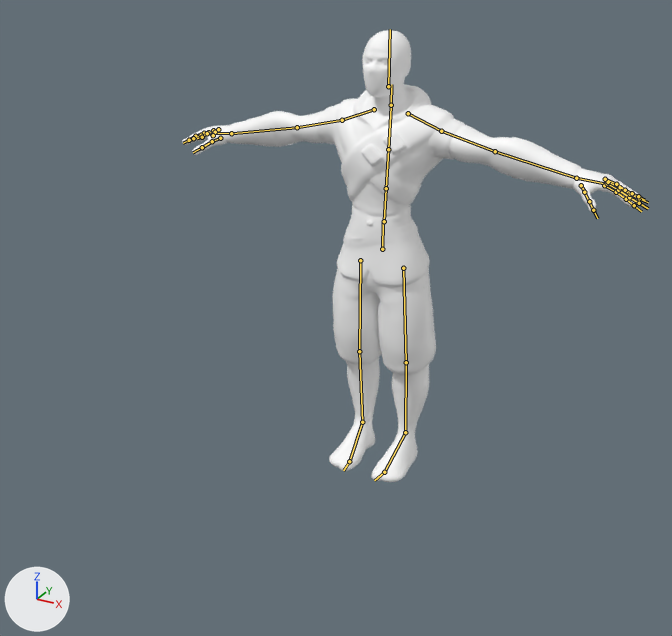
The FBX model 素材/3D/Ninja/Ninja.fbx: old version first, new version second.
Before and after are seen from a camera (50 mm lens) standing at (1.49, -3.11, 2.14) and looking at (0.15, -0.68, 0.93). Every picture has the same lights, and +X, +Y and +Z are marked at lower left. The picture after the commit comes second. The bones that change, and the others that lie on the model, are drawn over the model as lines.

The first picture shows 'Ch24'.
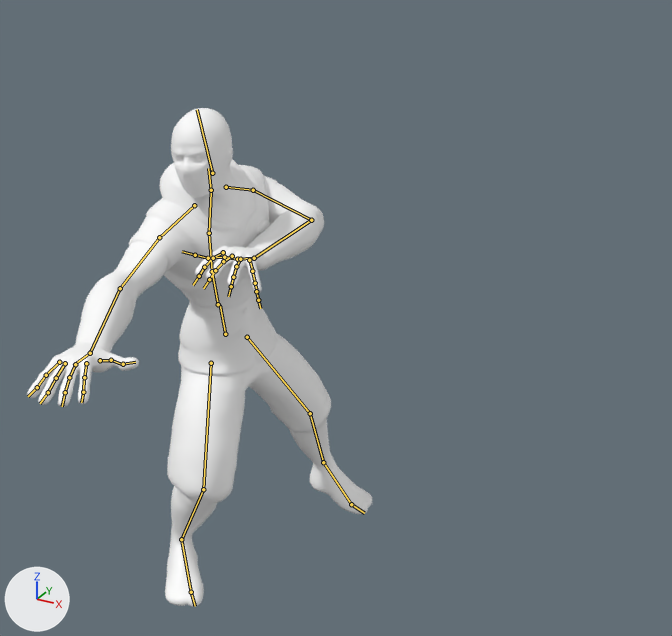
The newer file adds an action. The first version stands in its rest pose; the second is drawn at frame 41 of the action 'Armature|mixamo.com.002'.

Boxes (x1, y1, x2, y2) around the edits, measured in the pictures (672 x 636 px):
'Ch24', posed (25% narrower, 10% taller): before (182, 30, 641, 482); after (27, 108, 372, 607)
bone 'mixamorig:Hips', root to tip: before (382, 249) to (383, 222); after (225, 334) to (220, 305)
bone 'mixamorig:Spine', root to tip: before (384, 221) to (386, 188); after (218, 304) to (212, 271)
bone 'mixamorig:Spine1', root to tip: before (386, 188) to (388, 149); after (212, 271) to (209, 233)
bone 'mixamorig:Spine2', root to tip: before (388, 149) to (391, 106); after (209, 233) to (211, 191)
bone 'mixamorig:Neck', root to tip: before (391, 105) to (391, 84); after (211, 190) to (208, 168)
bone 'mixamorig:Head', root to tip: before (388, 86) to (390, 29); after (212, 173) to (197, 109)
bone 'mixamorig:LeftShoulder', root to tip: before (408, 113) to (441, 131); after (226, 187) to (253, 190)
bone 'mixamorig:LeftArm', root to tip: before (441, 131) to (495, 151); after (253, 190) to (311, 220)
bone 'mixamorig:LeftForeArm', root to tip: before (495, 151) to (576, 178); after (311, 220) to (254, 258)
bone 'mixamorig:LeftHand', root to tip: before (576, 178) to (604, 183); after (254, 258) to (237, 259)
bone 'mixamorig:LeftHandThumb1', root to tip: before (581, 185) to (585, 192); after (237, 259) to (224, 257)
bone 'mixamorig:LeftHandIndex1', root to tip: before (604, 185) to (616, 192); after (223, 252) to (213, 258)
bone 'mixamorig:LeftHandIndex2', root to tip: before (616, 192) to (626, 199); after (213, 258) to (204, 267)
bone 'mixamorig:LeftHandMiddle2', root to tip: before (618, 190) to (629, 197); after (223, 261) to (215, 270)
bone 'mixamorig:LeftHandMiddle3', root to tip: before (629, 197) to (639, 203); after (215, 270) to (209, 279)
bone 'mixamorig:LeftHandRing1', root to tip: before (608, 182) to (620, 187); after (240, 259) to (236, 266)
bone 'mixamorig:LeftHandRing2', root to tip: before (620, 187) to (630, 194); after (236, 266) to (233, 277)
bone 'mixamorig:LeftHandPinky1', root to tip: before (605, 179) to (616, 184); after (249, 260) to (253, 271)
bone 'mixamorig:LeftHandPinky3', root to tip: before (625, 190) to (632, 193); after (255, 283) to (257, 291)
bone 'mixamorig:RightShoulder', root to tip: before (374, 109) to (342, 120); after (194, 205) to (159, 237)
bone 'mixamorig:RightArm', root to tip: before (342, 120) to (297, 127); after (159, 237) to (120, 288)
bone 'mixamorig:RightForeArm', root to tip: before (297, 127) to (231, 133); after (120, 288) to (90, 353)
bone 'mixamorig:RightHand', root to tip: before (231, 133) to (212, 133); after (90, 353) to (73, 365)
bone 'mixamorig:RightHandThumb1', root to tip: before (220, 138) to (212, 141); after (100, 360) to (110, 360)
bone 'mixamorig:RightHandThumb2', root to tip: before (212, 141) to (202, 147); after (111, 360) to (122, 364)
bone 'mixamorig:RightHandThumb3', root to tip: before (202, 147) to (193, 152); after (123, 364) to (135, 362)
bone 'mixamorig:RightHandIndex1', root to tip: before (204, 133) to (195, 136); after (86, 363) to (84, 377)
bone 'mixamorig:RightHandMiddle1', root to tip: before (208, 132) to (201, 135); after (75, 364) to (69, 377)
bone 'mixamorig:RightHandRing1', root to tip: before (213, 130) to (207, 133); after (65, 363) to (56, 378)
bone 'mixamorig:RightHandPinky1', root to tip: before (218, 129) to (215, 132); after (59, 362) to (46, 375)
bone 'mixamorig:LeftUpLeg', root to tip: before (403, 268) to (406, 362); after (247, 337) to (310, 413)
bone 'mixamorig:LeftLeg', root to tip: before (406, 362) to (405, 432); after (310, 413) to (323, 462)
bone 'mixamorig:LeftFoot', root to tip: before (405, 432) to (384, 472); after (323, 462) to (351, 504)
bone 'mixamorig:RightUpLeg', root to tip: before (360, 260) to (359, 351); after (211, 363) to (203, 489)
bone 'mixamorig:RightLeg', root to tip: before (359, 351) to (362, 422); after (203, 489) to (181, 539)
bone 'mixamorig:RightFoot', root to tip: before (362, 422) to (349, 461); after (181, 539) to (191, 592)

What the commit changed:
Bone 'mixamorig:Hips' (bone_mixamorig_hips) moves from (0.0, 0.0, 0.0) to (-20.2, -9.5, 77.4).
Bone 'mixamorig:Hips' (bone_mixamorig_hips) turns from (0, 0, 0) to (41, 79, 43) degrees about its own x, y and z.
Bone 'mixamorig:Spine' (bone_mixamorig_spine) turns from (0, 0, 0) to (9, -1, 3) degrees about its own x, y and z.
Bone 'mixamorig:Spine1' (bone_mixamorig_spine1) turns from (0, 0, 0) to (8, 0, 0) degrees about its own x, y and z.
Bone 'mixamorig:Spine2' (bone_mixamorig_spine2) turns from (0, 0, 0) to (8, 0, 0) degrees about its own x, y and z.
Bone 'mixamorig:Neck' (bone_mixamorig_neck) turns from (0, 0, 0) to (-14, -15, 7) degrees about its own x, y and z.
Bone 'mixamorig:Head' (bone_mixamorig_head) turns from (0, 0, 0) to (-16, -53, 15) degrees about its own x, y and z.
Bone 'mixamorig:LeftShoulder' (bone_mixamorig_leftshoulder) turns from (0, 0, 0) to (9, -2, 4) degrees about its own x, y and z.
Bone 'mixamorig:LeftArm' (bone_mixamorig_leftarm) turns from (0, 0, 0) to (6, 13, 69) degrees about its own x, y and z.
Bone 'mixamorig:LeftForeArm' (bone_mixamorig_leftforearm) turns from (0, 0, 0) to (5, -6, 100) degrees about its own x, y and z.
Bone 'mixamorig:LeftHand' (bone_mixamorig_lefthand) turns from (0, 0, 0) to (-19, 17, 2) degrees about its own x, y and z.
Bone 'mixamorig:LeftHandThumb1' (bone_mixamorig_lefthandthumb1) turns from (0, 0, 0) to (-7, 1, 17) degrees about its own x, y and z.
Bone 'mixamorig:LeftHandIndex1' (bone_mixamorig_lefthandindex1) turns from (0, 0, 0) to (5, 0, 2) degrees about its own x, y and z.
Bone 'mixamorig:LeftHandIndex2' (bone_mixamorig_lefthandindex2) turns from (0, 0, 0) to (11, 0, -2) degrees about its own x, y and z.
Bone 'mixamorig:LeftHandMiddle2' (bone_mixamorig_lefthandmiddle2) turns from (0, 0, 0) to (11, 0, -2) degrees about its own x, y and z.
Bone 'mixamorig:LeftHandMiddle3' (bone_mixamorig_lefthandmiddle3) turns from (0, 0, 0) to (13, 0, -2) degrees about its own x, y and z.
Bone 'mixamorig:LeftHandRing1' (bone_mixamorig_lefthandring1) turns from (0, 0, 0) to (5, 0, -8) degrees about its own x, y and z.
Bone 'mixamorig:LeftHandRing2' (bone_mixamorig_lefthandring2) turns from (0, 0, 0) to (10, 0, -2) degrees about its own x, y and z.
Bone 'mixamorig:LeftHandPinky1' (bone_mixamorig_lefthandpinky1) turns from (0, 0, 0) to (14, 5, -21) degrees about its own x, y and z.
Bone 'mixamorig:LeftHandPinky3' (bone_mixamorig_lefthandpinky3) turns from (0, 0, 0) to (6, 0, -1) degrees about its own x, y and z.
Bone 'mixamorig:RightShoulder' (bone_mixamorig_rightshoulder) turns from (0, 0, 0) to (0, 0, 1) degrees about its own x, y and z.
Bone 'mixamorig:RightArm' (bone_mixamorig_rightarm) turns from (0, 0, 0) to (-2, 40, -19) degrees about its own x, y and z.
Bone 'mixamorig:RightForeArm' (bone_mixamorig_rightforearm) turns from (0, 0, 0) to (2, 0, -23) degrees about its own x, y and z.
Bone 'mixamorig:RightHand' (bone_mixamorig_righthand) turns from (0, 0, 0) to (-15, -22, 1) degrees about its own x, y and z.
Bone 'mixamorig:RightHandThumb1' (bone_mixamorig_righthandthumb1) turns from (0, 0, 0) to (-20, 0, -19) degrees about its own x, y and z.
Bone 'mixamorig:RightHandThumb2' (bone_mixamorig_righthandthumb2) turns from (0, 0, 0) to (1, -3, 7) degrees about its own x, y and z.
Bone 'mixamorig:RightHandThumb3' (bone_mixamorig_righthandthumb3) turns from (0, 0, 0) to (-14, -6, -13) degrees about its own x, y and z.
Bone 'mixamorig:RightHandIndex1' (bone_mixamorig_righthandindex1) turns from (0, 0, 0) to (14, -3, -9) degrees about its own x, y and z.
Bone 'mixamorig:RightHandMiddle1' (bone_mixamorig_righthandmiddle1) turns from (0, 0, 0) to (11, 1, -3) degrees about its own x, y and z.
Bone 'mixamorig:RightHandRing1' (bone_mixamorig_righthandring1) turns from (0, 0, 0) to (12, 1, -1) degrees about its own x, y and z.
Bone 'mixamorig:RightHandPinky1' (bone_mixamorig_righthandpinky1) turns from (0, 0, 0) to (9, 11, 4) degrees about its own x, y and z.
Bone 'mixamorig:LeftUpLeg' (bone_mixamorig_leftupleg) turns from (0, 0, 0) to (19, -15, 15) degrees about its own x, y and z.
Bone 'mixamorig:LeftLeg' (bone_mixamorig_leftleg) turns from (0, 0, 0) to (-23, 9, 3) degrees about its own x, y and z.
Bone 'mixamorig:LeftFoot' (bone_mixamorig_leftfoot) turns from (0, 0, 0) to (2, -14, -21) degrees about its own x, y and z.
Bone 'mixamorig:RightUpLeg' (bone_mixamorig_rightupleg) turns from (0, 0, 0) to (21, 31, -22) degrees about its own x, y and z.
Bone 'mixamorig:RightLeg' (bone_mixamorig_rightleg) turns from (0, 0, 0) to (-57, 6, -5) degrees about its own x, y and z.
Bone 'mixamorig:RightFoot' (bone_mixamorig_rightfoot) turns from (0, 0, 0) to (25, 8, 9) degrees about its own x, y and z.
